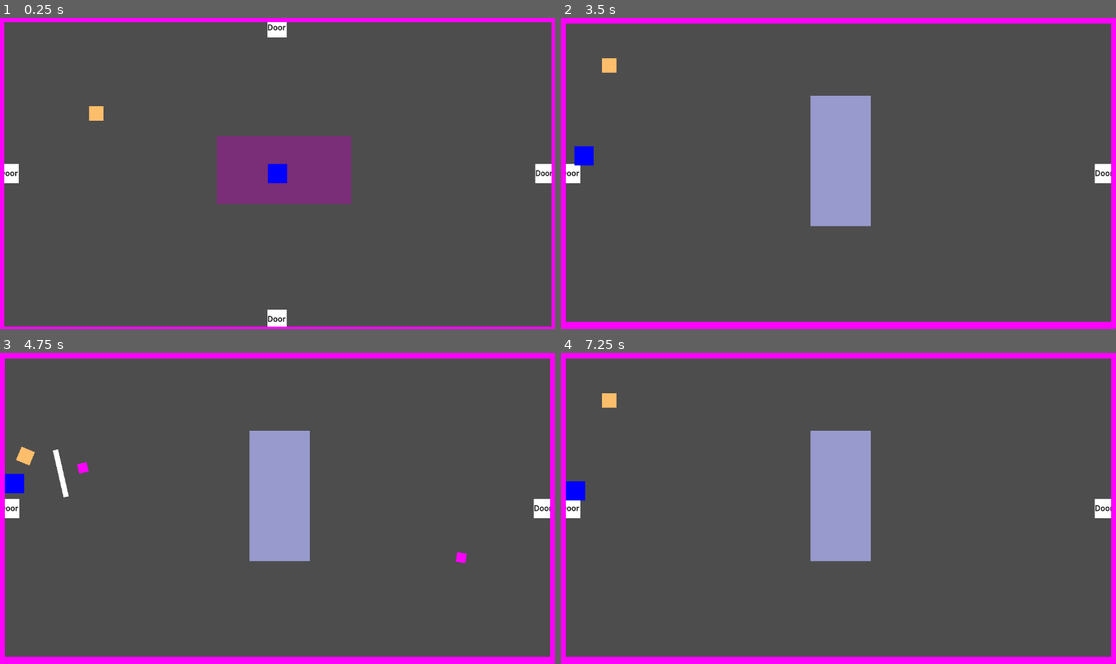
Above: before the commit, frames 1-4 (two rows, left to right).
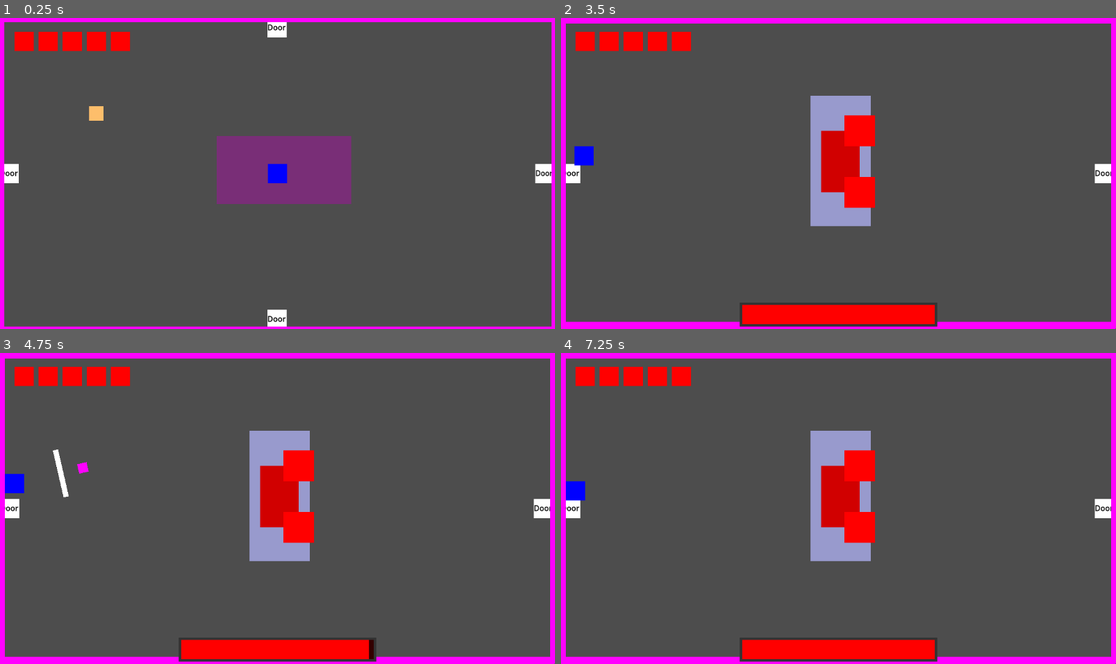
Above: after the commit, the same moments.

Repository: FlashBash21/9Lives
Game: Godot game, scene res://Scenes/Areas/world_manager.tscn
Same seed, same stepped clock (60 frames per second), same inputs: the game is played once before the commit and once after it.
Inputs (mouse positions are in pixels of both pictures, inside the frame that each line leads up to):
- Up to frame 1 (0.25 s): no input
- Up to frame 2 (3.5 s): tap Enter (ui_accept) at 0.5, 0.77, 1.52, 3.02 s; move the mouse to (960, 157) at 0.52 s; press the mouse at (960, 157) at 0.53 s; hold D (move_right) 0.53-1.28 s; tap Space (dash) at 0.8, 1.35, 2.3, 2.85 s; move the mouse to (727, 189) at 1.27 s; release the mouse at (727, 189) at 1.28 s; hold S (move_down) 1.28-2.03 s; click (727, 189) at 1.55 s; move the mouse to (894, 105) at 2.02 s; press the mouse at (894, 105) at 2.03 s; hold D (move_right) 2.03-2.78 s; move the mouse to (810, 235) at 2.77 s; release the mouse at (810, 235) at 2.78 s; hold W (move_up) from 2.78 s (still down); click (810, 235) at 3.05 s
- Up to frame 3 (4.75 s): move the mouse to (444, 555) at 3.52 s; release W (move_up) at 3.53 s; press the mouse at (444, 555) at 3.53 s; hold A (move_left) from 3.53 s (still down); tap Enter (ui_accept) at 3.77, 4.52 s; tap Space (dash) at 3.8, 4.35 s; move the mouse to (111, 461) at 4.27 s; release the mouse at (111, 461) at 4.28 s; click (111, 461) at 4.55 s
- Up to frame 4 (7.25 s): move the mouse to (866, 508) at 5.02 s; release A (move_left) at 5.03 s; press the mouse at (866, 508) at 5.03 s; hold S (move_down) 5.03-5.78 s; tap Space (dash) at 5.3, 5.85, 6.8 s; move the mouse to (755, 430) at 5.77 s; release the mouse at (755, 430) at 5.78 s; hold D (move_right) 5.78-6.53 s; tap Enter (ui_accept) at 6.02, 6.77 s; click (755, 430) at 6.05 s; move the mouse to (960, 492) at 6.52 s; press the mouse at (960, 492) at 6.53 s; hold W (move_up) from 6.53 s (still down)

The runs differ from the first frame. In frame 1, 1.1% of the frame differs, in the area x 2-24%, y 4-11%; in frame 2, 6.2%; in frame 3, 6.3%, in the area x 2-85%, y 4-100%; in frame 4, 6.2%.

Commit message:
Added Player and Boss Healthbars

Diff:
--- /dev/null
+++ b/Scenes/Abilities/Boss/healthBar_ability.tscn
@@ -0,0 +1,28 @@
+[gd_scene load_steps=2 format=3 uid="uid://byinmoa66l6qe"]
+
+[ext_resource type="Script" path="res://Scripts/Abilities/Boss/healthBar_ability.gd" id="1_tcwwv"]
+
+[node name="HealthBarAbility" type="Node2D"]
+z_index = 1
+script = ExtResource("1_tcwwv")
+
+[node name="Back" type="ColorRect" parent="."]
+offset_left = -205.0
+offset_top = -5.0
+offset_right = 205.0
+offset_bottom = 45.0
+color = Color(0.2, 0.2, 0.2, 1)
+
+[node name="Empty" type="ColorRect" parent="."]
+z_index = 1
+offset_left = -200.0
+offset_right = 200.0
+offset_bottom = 40.0
+color = Color(0.2, 0, 0, 1)
+
+[node name="Fill" type="ColorRect" parent="."]
+z_index = 2
+offset_left = -200.0
+offset_right = 200.0
+offset_bottom = 40.0
+color = Color(1, 0, 0, 1)
--- /dev/null
+++ b/Scenes/Abilities/healthBar_ability.tscn
@@ -0,0 +1,11 @@
+[gd_scene load_steps=2 format=3 uid="uid://d0y20y0xw3jd8"]
+
+[ext_resource type="Script" path="res://Scripts/Abilities/healthBar_ability.gd" id="1_jjbps"]
+
+[node name="HealthBarAbility" type="Node2D"]
+script = ExtResource("1_jjbps")
+
+[node name="Heart" type="ColorRect" parent="."]
+offset_right = 40.0
+offset_bottom = 40.0
+color = Color(1, 0, 0, 1)
--- /dev/null
+++ b/Scenes/Entites/boss.tscn
@@ -0,0 +1,127 @@
+[gd_scene load_steps=6 format=3 uid="uid://ce2x7qu5jneep"]
+
+[ext_resource type="Script" path="res://Scripts/Entities/boss.gd" id="1_luuug"]
+
+[sub_resource type="RectangleShape2D" id="RectangleShape2D_opms3"]
+size = Vector2(78, 118)
+
+[sub_resource type="Animation" id="Animation_7e4ln"]
+resource_name = "Punch"
+length = 1.6
+tracks/0/type = "value"
+tracks/0/imported = false
+tracks/0/enabled = true
+tracks/0/path = NodePath("RHand:position")
+tracks/0/interp = 1
+tracks/0/loop_wrap = true
+tracks/0/keys = {
+"times": PackedFloat32Array(0, 0.4, 0.7, 0.8, 1.3, 1.5),
+"transitions": PackedFloat32Array(1, 1, 1, 1, 1, 1),
+"update": 0,
+"values": [Vector2(40, 64), Vector2(16, 64), Vector2(16, 64), Vector2(128, 64), Vector2(128, 64), Vector2(40, 64)]
+}
+tracks/1/type = "bezier"
+tracks/1/imported = false
+tracks/1/enabled = true
+tracks/1/path = NodePath("LHand:position:x")
+tracks/1/interp = 1
+tracks/1/loop_wrap = true
+tracks/1/keys = {
+"handle_modes": PackedInt32Array(0, 0),
+"points": PackedFloat32Array(40, -0.25, 0, 0, 58.5, 128, -0.25, 0, 0.25, 0),
+"times": PackedFloat32Array(1.3, 1.5)
+}
+tracks/2/type = "bezier"
+tracks/2/imported = false
+tracks/2/enabled = true
+tracks/2/path = NodePath("LHand:position:y")
+tracks/2/interp = 1
+tracks/2/loop_wrap = true
+tracks/2/keys = {
+"handle_modes": PackedInt32Array(0, 0),
+"points": PackedFloat32Array(-64, -0.25, 0, 0.1, 64.5, 64, -0.1, -60.5, 0.25, 0),
+"times": PackedFloat32Array(1.3, 1.5)
+}
+
+[sub_resource type="Animation" id="Animation_tkyo3"]
+length = 0.001
+tracks/0/type = "value"
+tracks/0/imported = false
+tracks/0/enabled = true
+tracks/0/path = NodePath("RHand:position")
+tracks/0/interp = 1
+tracks/0/loop_wrap = true
+tracks/0/keys = {
+"times": PackedFloat32Array(0),
+"transitions": PackedFloat32Array(1),
+"update": 0,
+"values": [Vector2(40, 64)]
+}
+tracks/1/type = "bezier"
+tracks/1/imported = false
+tracks/1/enabled = true
+tracks/1/path = NodePath("LHand:position:x")
+tracks/1/interp = 1
+tracks/1/loop_wrap = true
+tracks/1/keys = {
+"handle_modes": PackedInt32Array(0),
+"points": PackedFloat32Array(40, -0.25, 0, 0.25, 0),
+"times": PackedFloat32Array(0)
+}
+tracks/2/type = "bezier"
+tracks/2/imported = false
+tracks/2/enabled = true
+tracks/2/path = NodePath("LHand:position:y")
+tracks/2/interp = 1
+tracks/2/loop_wrap = true
+tracks/2/keys = {
+"handle_modes": PackedInt32Array(0),
+"points": PackedFloat32Array(-64, -0.25, 0, 0.25, 0),
+"times": PackedFloat32Array(0)
+}
+
+[sub_resource type="AnimationLibrary" id="AnimationLibrary_krbm3"]
+_data = {
+"Punch": SubResource("Animation_7e4ln"),
+"RESET": SubResource("Animation_tkyo3")
+}
+
+[node name="Boss" type="CharacterBody2D"]
+collision_layer = 4
+collision_mask = 0
+script = ExtResource("1_luuug")
+
+[node name="CollisionShape2D" type="CollisionShape2D" parent="."]
+shape = SubResource("RectangleShape2D_opms3")
+
+[node name="ColorRect" type="ColorRect" parent="."]
+offset_left = -40.0
+offset_top = -64.0
+offset_right = 40.0
+offset_bottom = 64.0
+color = Color(0.819608, 0, 0, 1)
+
+[node name="RHand" type="Node2D" parent="."]
+position = Vector2(40, 64)
+
+[node name="ColorRect" type="ColorRect" parent="RHand"]
+offset_left = -32.0
+offset_top = -32.0
+offset_right = 32.0
+offset_bottom = 32.0
+color = Color(1, 0, 0, 1)
+
+[node name="LHand" type="Node2D" parent="."]
+position = Vector2(40, -64)
+
+[node name="ColorRect" type="ColorRect" parent="LHand"]
+offset_left = -32.0
+offset_top = -32.0
+offset_right = 32.0
+offset_bottom = 32.0
+color = Color(1, 0, 0, 1)
+
+[node name="AnimationPlayer" type="AnimationPlayer" parent="."]
+libraries = {
+"": SubResource("AnimationLibrary_krbm3")
+}
--- /dev/null
+++ b/Scripts/Abilities/Boss/healthBar_ability.gd
@@ -0,0 +1,6 @@
+extends Ability
+
+func execute(args: Dictionary) -> void:
+	var entity = args["entity"] as Entity
+	var maxHealth = args["max"] as float
+	$Fill.scale.x = entity.hp / maxHealth
--- /dev/null
+++ b/Scripts/Abilities/healthBar_ability.gd
@@ -0,0 +1,14 @@
+extends Ability
+
+func execute(args: Dictionary) -> void:
+	var hp = args["hp"] as int
+	var count = get_child_count()
+	if (count > hp):
+		while (count > hp && count > 0):
+			count -= 1
+			remove_child(get_child(count))
+	elif (count < hp):
+		for i in range(count, hp):
+			var newHeart = $Heart.duplicate()
+			newHeart.position = Vector2(i * 50, 0)
+			add_child(newHeart)
--- a/Scripts/Abilities/punch_ability.gd
+++ b/Scripts/Abilities/punch_ability.gd
@@ -38,7 +38,7 @@
 			recent_hits.append(body)
 			for group in effector_groups:
 				if body.is_in_group(group):
-					body.apply_damage(5)
+					body.apply_damage(damage)
 					print("punch hit")
 					break
 
--- a/Scripts/Areas/area_1.gd
+++ b/Scripts/Areas/area_1.gd
@@ -4,8 +4,8 @@
 var area_ref: BaseArea
 
 func _ready() -> void:
-	var enemy = load("res://Scenes/Entites/test_enemy.tscn")
+	var enemy = load("res://Scenes/Entites/boss.tscn")
 	enemy_ref = enemy.instantiate()
 	add_child(enemy_ref)
-	enemy_ref.position = Vector2(100, 100)
+	enemy_ref.position = Vector2(580, 300)
 	super()
--- /dev/null
+++ b/Scripts/Entities/boss.gd
@@ -0,0 +1,26 @@
+extends Entity
+
+var health_bar : Ability
+
+var screenWidth = 1152
+var screenHeight = 648
+
+func _ready():
+	self.hp = 200
+	add_to_group("Enemy")
+
+	health_bar = load_ability("Boss/healthBar")
+	var freeNode = Node.new()
+	add_child(freeNode)
+	health_bar.reparent(freeNode)
+	health_bar.global_position = Vector2(screenWidth/2., screenHeight - 50)
+
+func apply_damage(amount: int) -> void:
+	hp = hp - amount
+	print("hp: ", hp)
+	health_bar.execute({"entity" = self, "max" = 200})
+
+	if hp <= 0 :
+		print("a winner is you")
+		self.queue_free()
+		health_bar.queue_free()
--- a/Scripts/Entities/player.gd
+++ b/Scripts/Entities/player.gd
@@ -6,14 +6,22 @@
 var dash_ability := load_ability("dash")
 var basic_projectile_ability := load_ability("basic_projectile")
 var melee_ability := load_ability("melee")
+var health_bar : Ability
 
 func _ready() -> void:
 	#setup local vars
-	self.hp = 15
+	self.hp = 5
 	self.speed = 300
 	add_to_group("Player")
 	self.position = Vector2(575,325)
 	print_ability.execute({})
+
+	health_bar = load_ability("healthBar")
+	var freeNode = Node.new()
+	add_child(freeNode)
+	health_bar.reparent(freeNode)
+	health_bar.global_position = Vector2(30, 30)
+	health_bar.execute({"hp": hp})
 
 func _physics_process(delta: float) -> void:
 	# Get the input direction and handle the movement/deceleration.
@@ -41,9 +49,9 @@
 														"attack_rate" = 1,
 														"effectors" = ["Enemy"]})
 
-func apply_damage(ammount: int) -> void:
-	hp = hp -  ammount
-	print("hp: ", hp)
+func apply_damage(amount: int) -> void:
+	hp = hp - amount
+	health_bar.execute({"hp": hp})
 	if (hp <= 0):
 		var parent = get_parent() as BaseArea
 		parent.query_area_load.emit(0)
--- a/Scripts/Entities/test_enemy.gd
+++ b/Scripts/Entities/test_enemy.gd
@@ -11,7 +11,7 @@
 	add_to_group("Enemy")
 	punch_ability.execute({"entity" = self,
 					"attack_rate" = .5,
-					"damage" = 5,
+					"damage" = 1,
 					"effectors" = ["Player"]})
 
 	vision_ability.execute(({"entity" = self,
@@ -26,8 +26,8 @@
 
 
 
-func apply_damage(ammount: int) -> void:
-	hp = hp -  ammount
+func apply_damage(amount: int) -> void:
+	hp = hp - amount
 	print("hp: ", hp)
 
 	if hp <= 0 :
